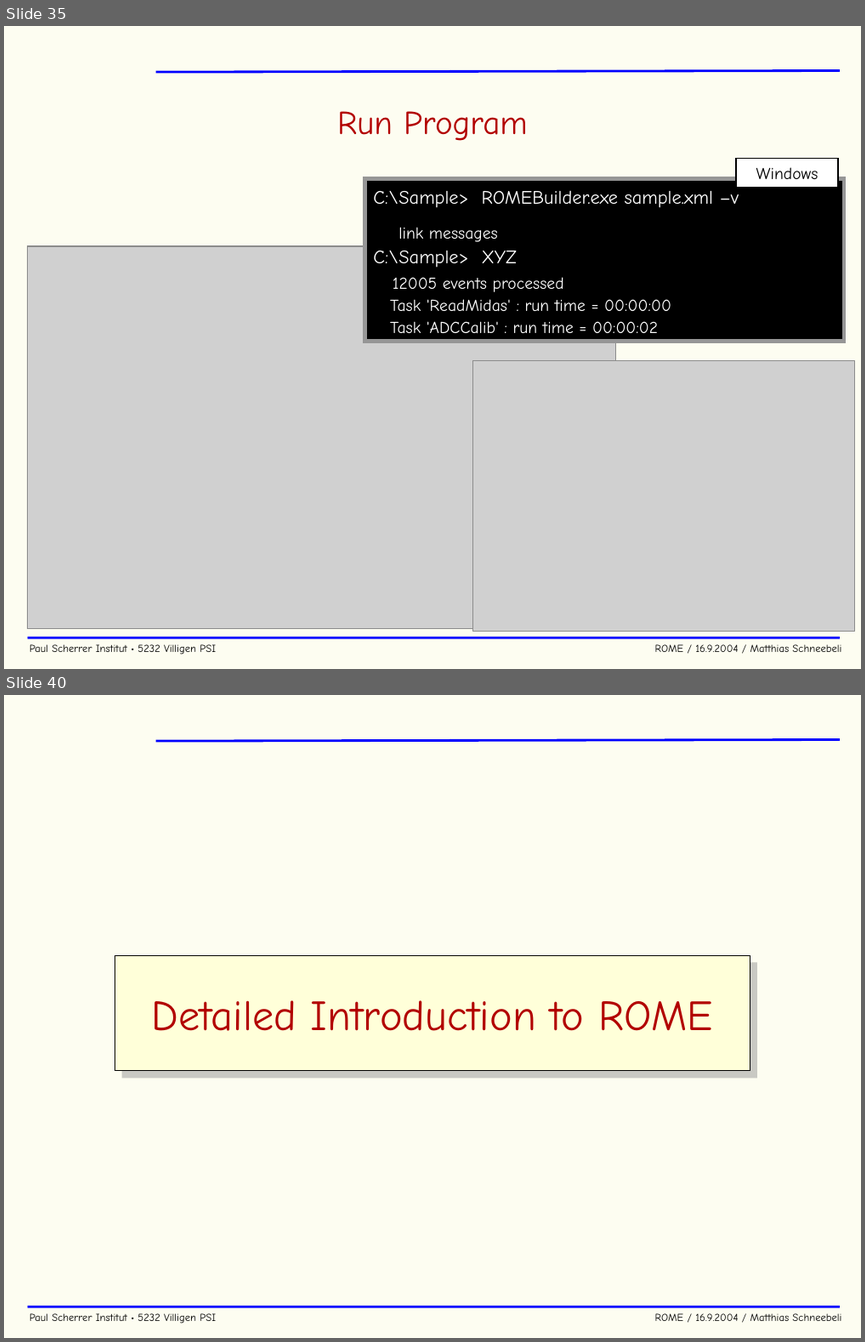
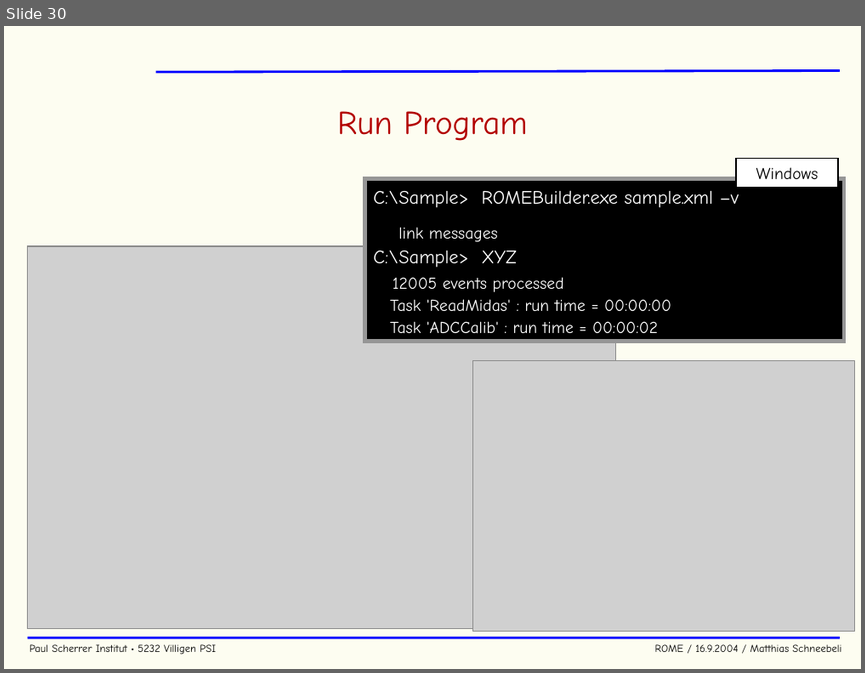
Before and after one commit to cjpl/rome, a slide deck: documentation/ROME.ppt. Shown one above the other, each under a label of ours: slides 35 and 40 before the commit, slide 30 after it; the slides between them are not shown. The pictures are 865x1342 and 865x673 pixels, drawn with LibreOffice and Linux fonts; fonts in the diff are those of the drawing; grey boxes stand for pictures; background and template pictures are left out. Boxes give left, top, right and bottom in pixels: in the first picture for what was removed or moved away, otherwise in the second. Text is boxed around its words. In the diff, an @@ line names an element or a change of style, - is before the commit and + after.

```diff
--- a/documentation/ROME.ppt
+++ b/documentation/ROME.ppt
@@ slide 40 removed at [4,695,861,1338], background #FDFDF1; not listed: 3 template elements that a slide beside it also shows @@
@@ rectangle removed at [115,955,749,1071] @@
-Detailed Introduction to ROME
@@ what was slide 35 is now slide 30 @@
```
Also in this commit, not shown: 5 slides changed, 7 slides added, 6 other slides removed.
